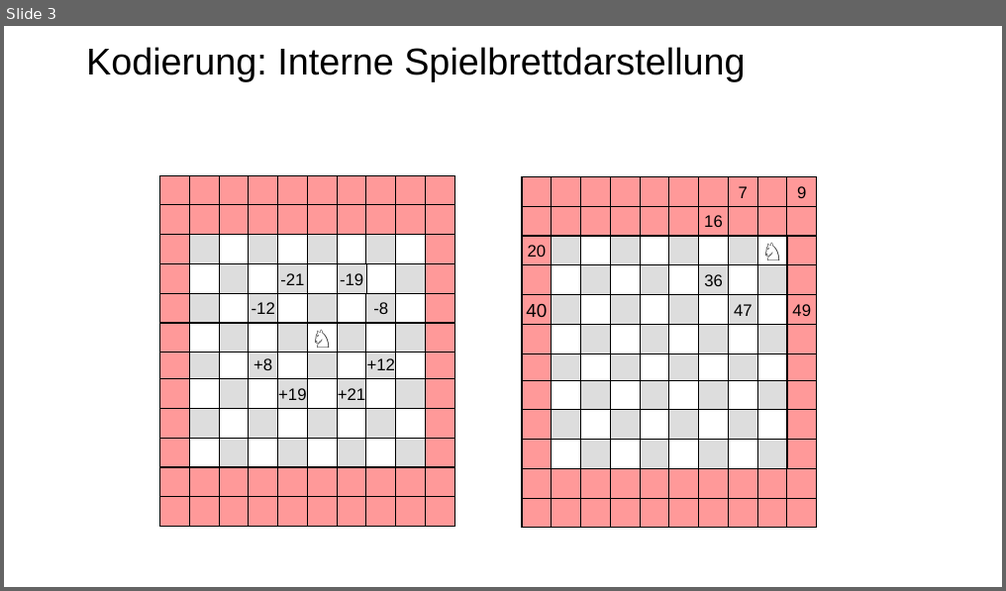
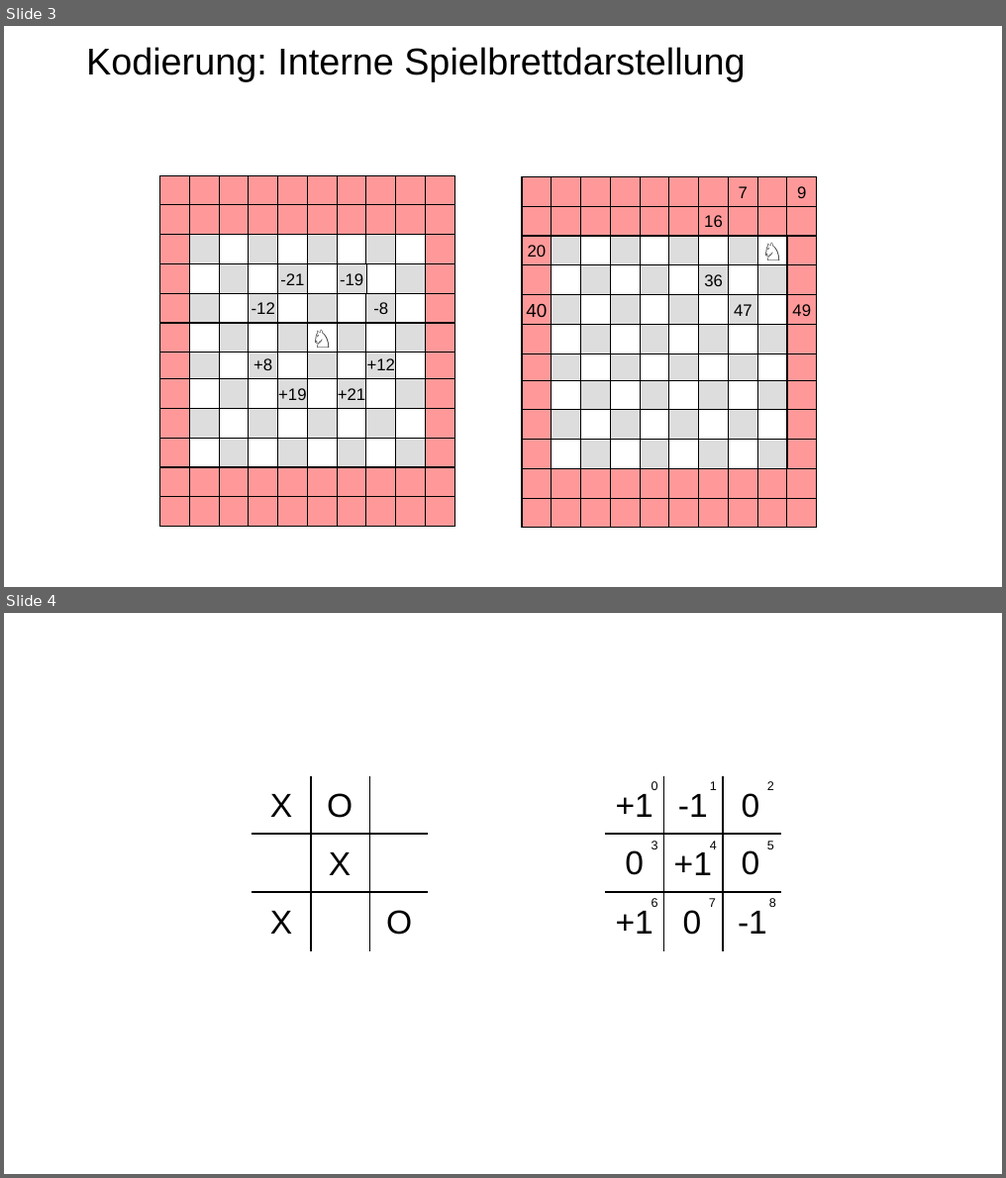
Before and after one commit to denkspuren/plj, a slide deck: KodierungUndRepräsentation/KodierungUndRepräsentation.pptx. Shown one above the other, each under a label of ours: slide 3 before the commit, slides 3 and 4 after it. The pictures are 1006x591 and 1006x1178 pixels, drawn with LibreOffice and Linux fonts; fonts in the diff are those of the drawing. Boxes give left, top, right and bottom in pixels: in the first picture for what was removed or moved away, otherwise in the second. Text is boxed around its words. In the diff, an @@ line names an element or a change of style, - is before the commit and + after.

```diff
--- a/KodierungUndRepräsentation/KodierungUndRepräsentation.pptx
+++ b/KodierungUndRepräsentation/KodierungUndRepräsentation.pptx
@@ slide 4 added at [4,613,1002,1174], background #FFFFFF @@
@@ group added at [252,776,429,952]: 5 texts, 4 lines @@
+X
+X
+X
+O
+O
@@ group added at [605,776,781,952]: 18 texts, 4 lines @@
++1
++1
++1
+-1
+-1
+0
+1
+2
+3
+6
+4
+5
+7
+8
+0
+0
+0
+0
```
Also in this commit, not shown: 4 other files.
